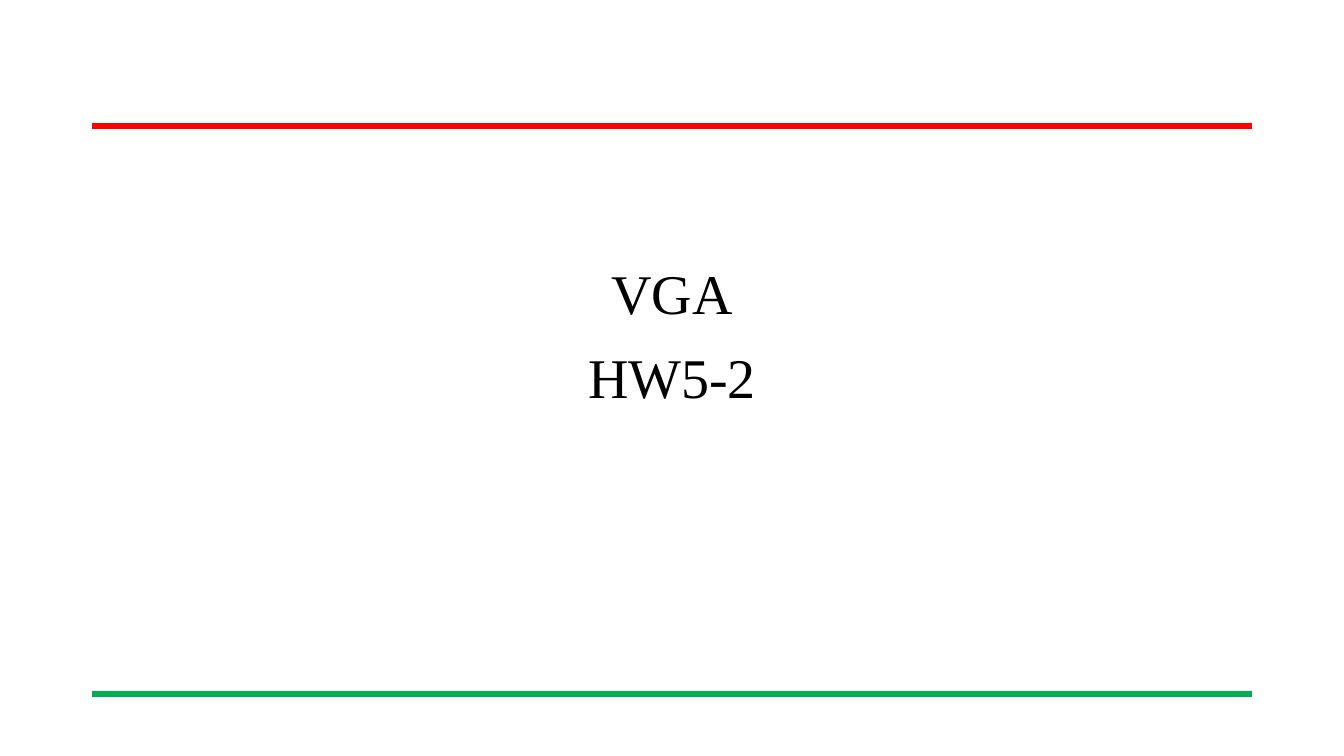
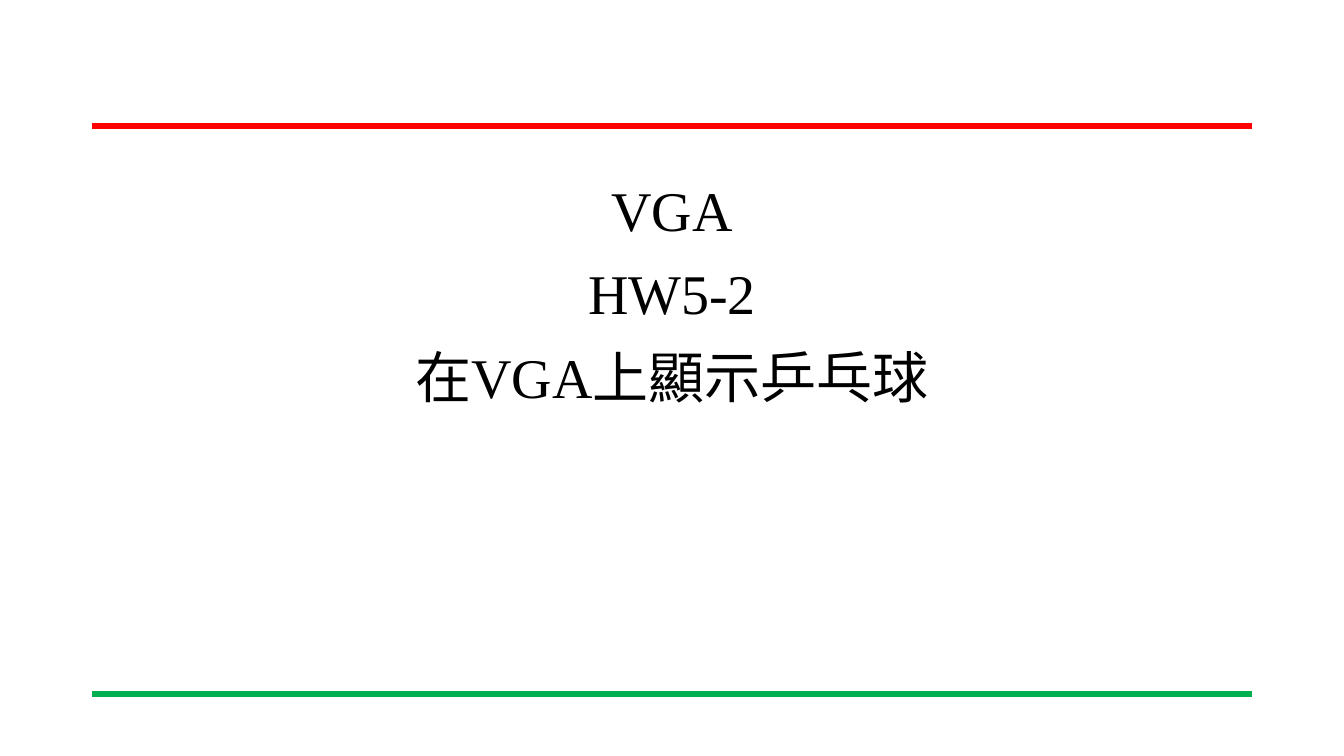
Before and after one commit to yihong92/FPGA, a slide deck: slide 1 of HW5/HW5-2 顯示乒乓球及(球改成圖片bouns)/HW5-2 顯示乒乓球(及球改成圖片bouns).pptx. Drawn at 1344x756 pixels with LibreOffice and Linux fonts; fonts in the diff are those of the drawing; background and template pictures are left out. Boxes give left, top, right and bottom in pixels: in the first picture for what was removed or moved away, otherwise in the second. Text is boxed around its words. In the diff, an @@ line names an element or a change of style, - is before the commit and + after.

```diff
--- a/HW5/HW5-2 顯示乒乓球及(球改成圖片bouns)/HW5-2 顯示乒乓球(及球改成圖片bouns).pptx
+++ b/HW5/HW5-2 顯示乒乓球及(球改成圖片bouns)/HW5-2 顯示乒乓球(及球改成圖片bouns).pptx
@@ title at <box>416,194,929,403</box>: text changed @@
-VGA
-HW5-2
+VGA
+HW5-2
+在VGA上顯示乒乓球
```
Also in this commit, not shown: 7 other slides changed, 4 slides added, 12 slides removed, 1 other file.
